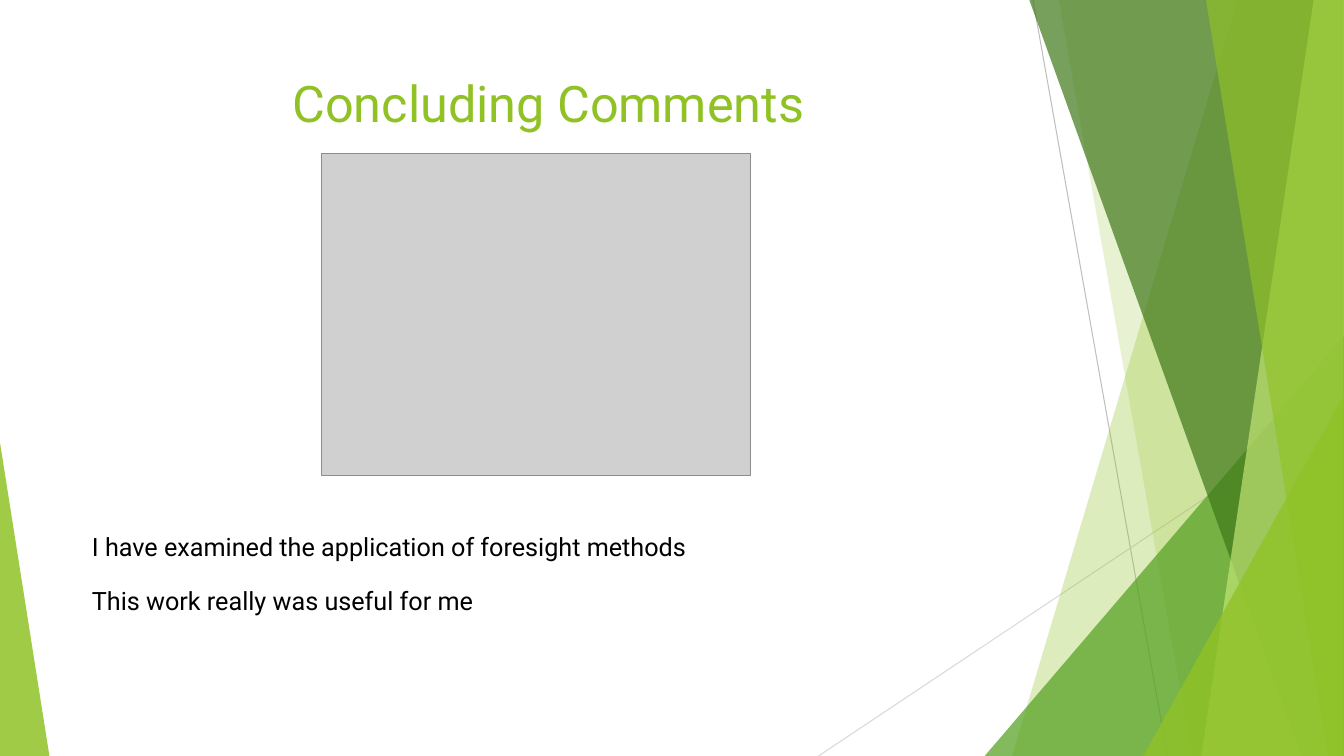
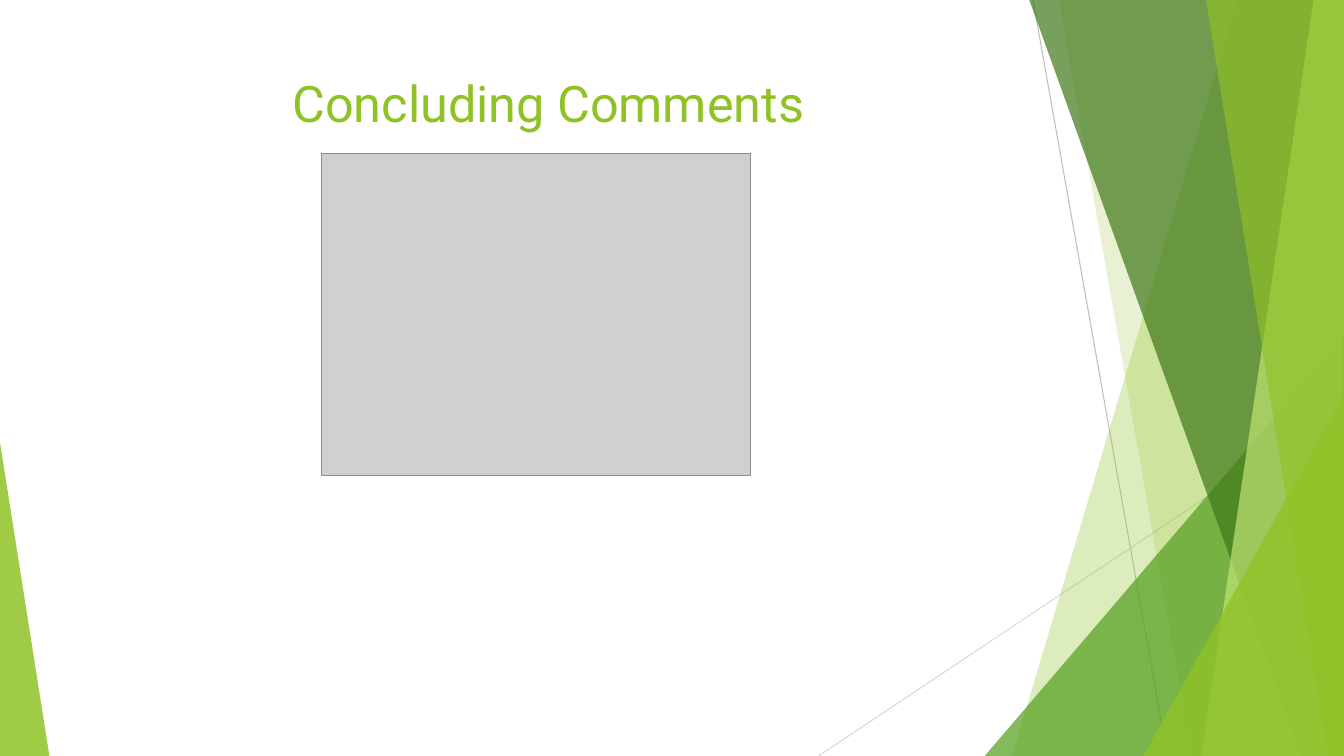
Before and after one commit to Vlad-ole/Presentations, a slide deck: slide 7 of My_laboratory/My_laboratory.pptx (slide 12 before the commit). Drawn at 1344x756 pixels with LibreOffice and Linux fonts; fonts in the diff are those of the drawing; grey boxes stand for pictures. Boxes give left, top, right and bottom in pixels: in the first picture for what was removed or moved away, otherwise in the second. Text is boxed around its words. In the diff, an @@ line names an element or a change of style, - is before the commit and + after.

```diff
--- a/My_laboratory/My_laboratory.pptx
+++ b/My_laboratory/My_laboratory.pptx
@@ text removed at <box>92,537,686,562</box> @@
-I have examined the application of foresight methods
@@ text removed at <box>92,591,473,616</box> @@
-This work really was useful for me
```
Also in this commit, not shown: 2 other slides changed, 3 slides added, 8 slides removed, 2 other files.
